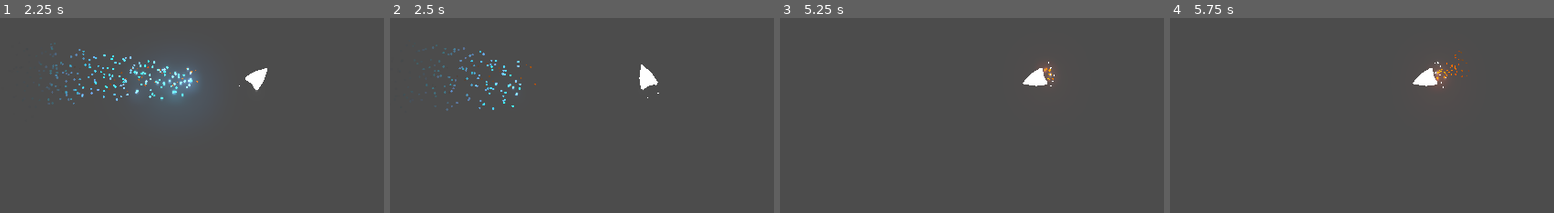
Above: before the commit, frames 1-4 (left to right).
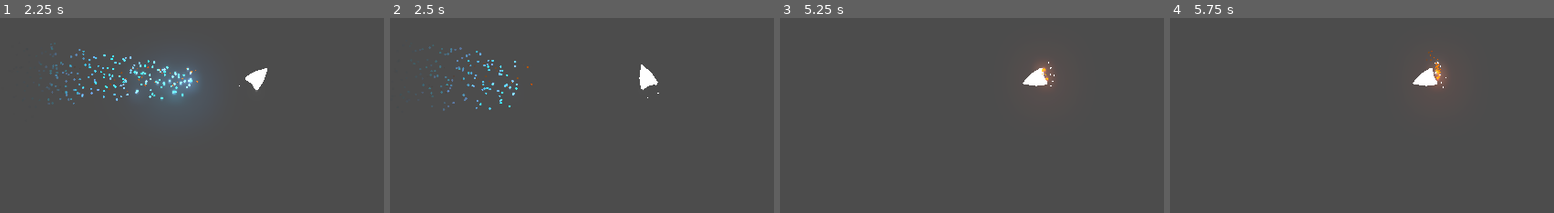
Above: after the commit, the same moments.

Repository: Insta-x/boost-racer
Game: Godot game, scene res://Src/SampleWorld.tscn
The game is run twice, just before and just after one commit, with the same random seed, the same clock (stepped at 60 frames per second) and the same inputs. The project has no main scene, so this scene is started directly.
Inputs:
- Up to frame 1 (2.25 s): tap Enter at 0.5 s; hold Shift (boost) 0.53-1.28 s; hold W (thrust) 0.53-2.03 s; tap Shift (boost) at 1.35 s; hold A (turn_left) from 2.03 s (still down); hold Shift (boost) from 2.03 s (still down)
- Up to frame 2 (2.5 s): keep holding A (turn_left); keep holding Shift (boost)
- Up to frame 3 (5.25 s): release Shift (boost) at 2.78 s; tap Shift (boost) at 2.85, 4.35 s; release A (turn_left) at 3.53 s; hold Space (brake) 3.53-4.28 s; hold Shift (boost) 3.53-4.28 s; hold D (turn_right) 4.28-5.03 s; hold W (thrust) from 5.03 s (still down); hold Shift (boost) from 5.03 s (still down)
- Up to frame 4 (5.75 s): keep holding W (thrust); keep holding Shift (boost)

Frame 1 is identical in both runs. In frame 2, 1.2% of the frame differs, in the area x 6-39%, y 13-48%; in frame 3, less than 0.1%; in frame 4, 0.2%.

Commit message:
increase max speed

Diff:
--- a/Src/Racer/Racer.gd
+++ b/Src/Racer/Racer.gd
@@ -16,7 +16,7 @@
 var thrust_force := 200.0
 var turn_speed := PI * 3 / 2
 var boost_force := 400.0
-var max_speed := 300.0
+var max_speed := 500.0
 var max_boost_speed := 1000.0
 var can_boost := true
 
